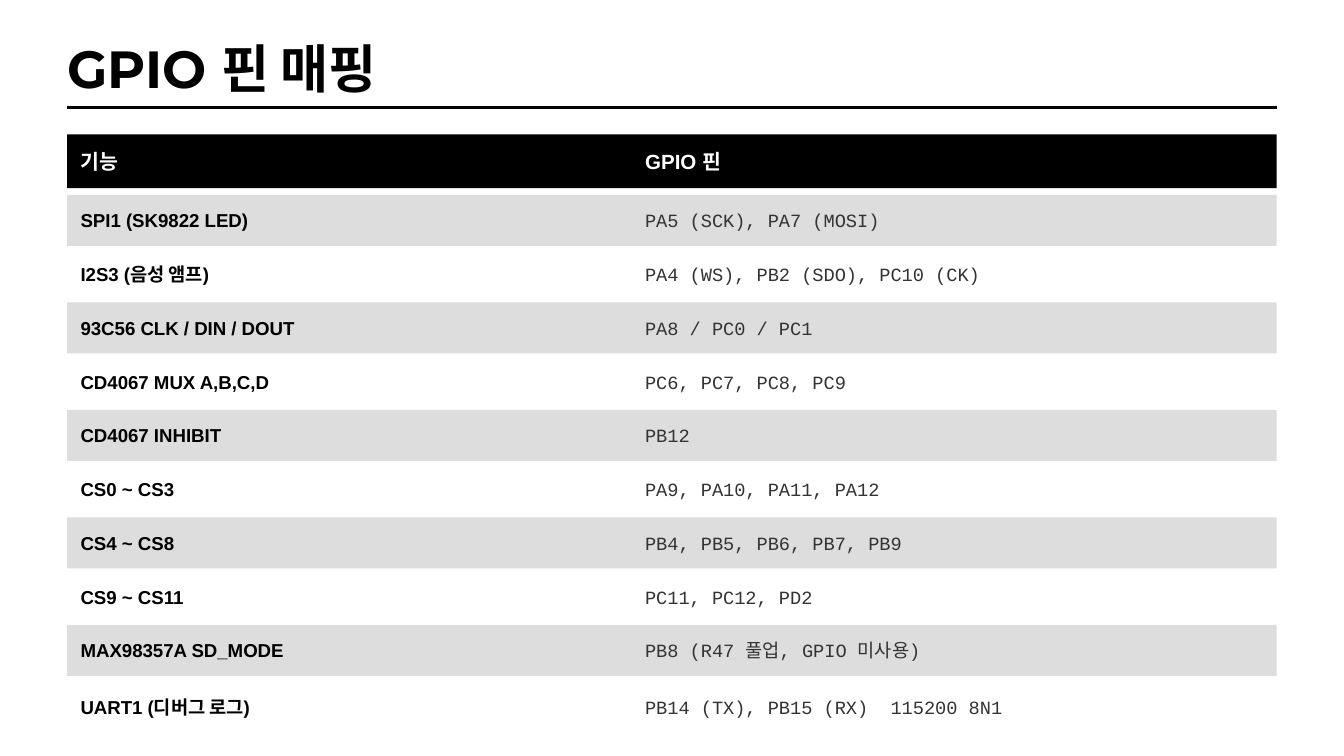
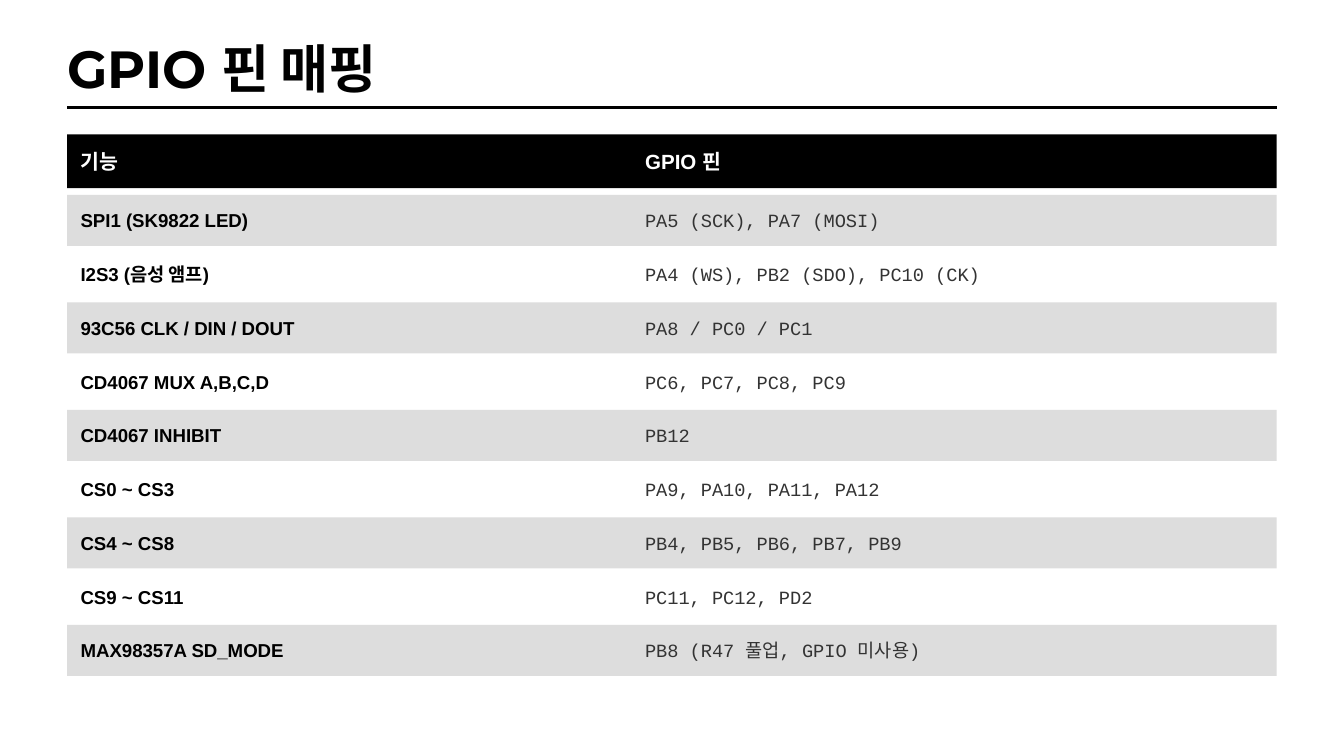
Before and after one commit to dselaser/93c56, a slide deck: slide 10 of 93c56_overview.pptx. Drawn at 1344x756 pixels with LibreOffice and Linux fonts; fonts in the diff are those of the drawing. Boxes give left, top, right and bottom in pixels: in the first picture for what was removed or moved away, otherwise in the second. Text is boxed around its words. In the diff, an @@ line names an element or a change of style, - is before the commit and + after.

```diff
--- a/93c56_overview.pptx
+++ b/93c56_overview.pptx
@@ text removed at <box>81,699,249,718</box> @@
-UART1 (디버그 로그)
@@ text removed at <box>645,701,1003,718</box> @@
-PB14 (TX), PB15 (RX) 115200 8N1
```
Also in this commit, not shown: 3 other slides changed, 3 other files.
